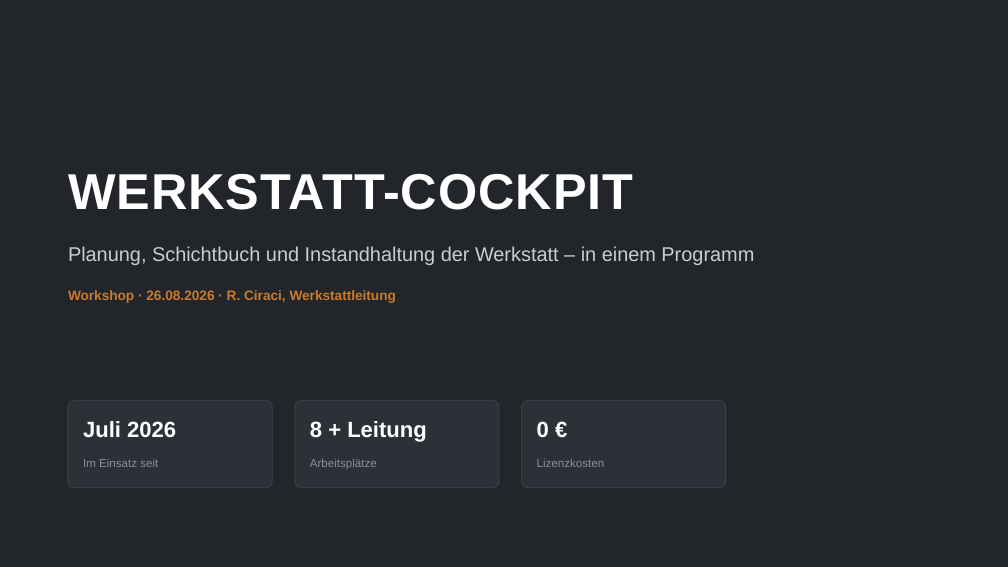
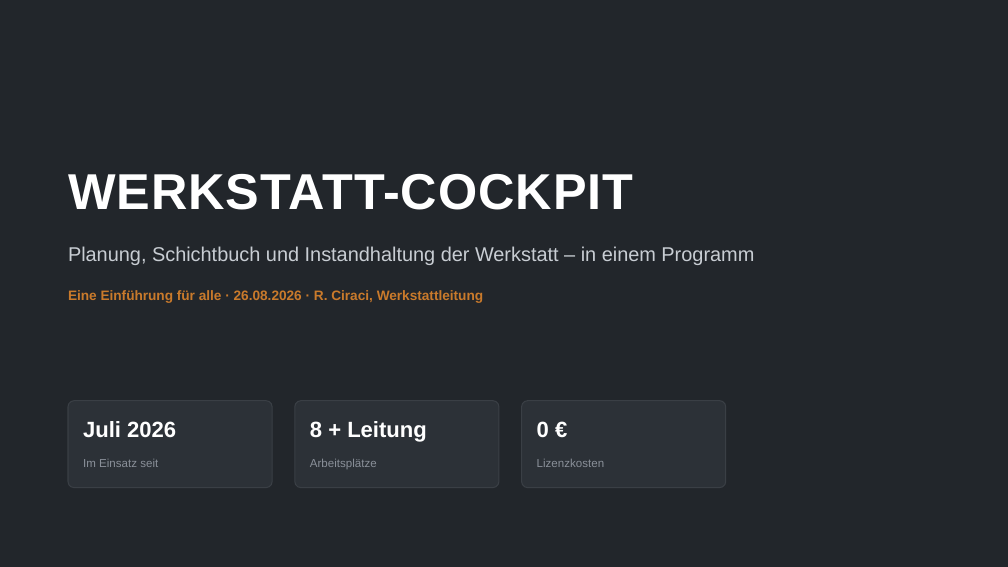
Before and after one commit to ciraciroberto90-debug/WerkstattKalender, a slide deck: slide 1 of doku/Werkstatt-Cockpit-Workshop.pptx. Drawn at 1008x567 pixels with LibreOffice and Linux fonts; fonts in the diff are those of the drawing. Boxes give left, top, right and bottom in pixels: in the first picture for what was removed or moved away, otherwise in the second. Text is boxed around its words. In the diff, an @@ line names an element or a change of style, - is before the commit and + after.

```diff
--- a/doku/Werkstatt-Cockpit-Workshop.pptx
+++ b/doku/Werkstatt-Cockpit-Workshop.pptx
@@ text at [68, 290, 483, 303]: text changed @@
-Workshop · 26.08.2026 · R. Ciraci, Werkstattleitung
+Eine Einführung für alle · 26.08.2026 · R. Ciraci, Werkstattleitung
```
Also in this commit, not shown: 3 other slides changed, 2 slides added, 1 slide removed, 2 other files.
